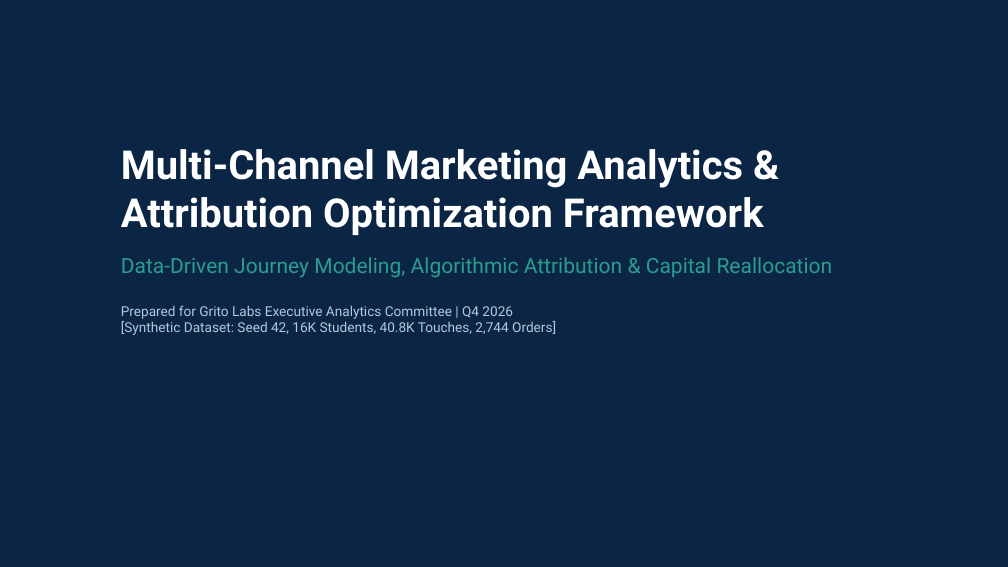
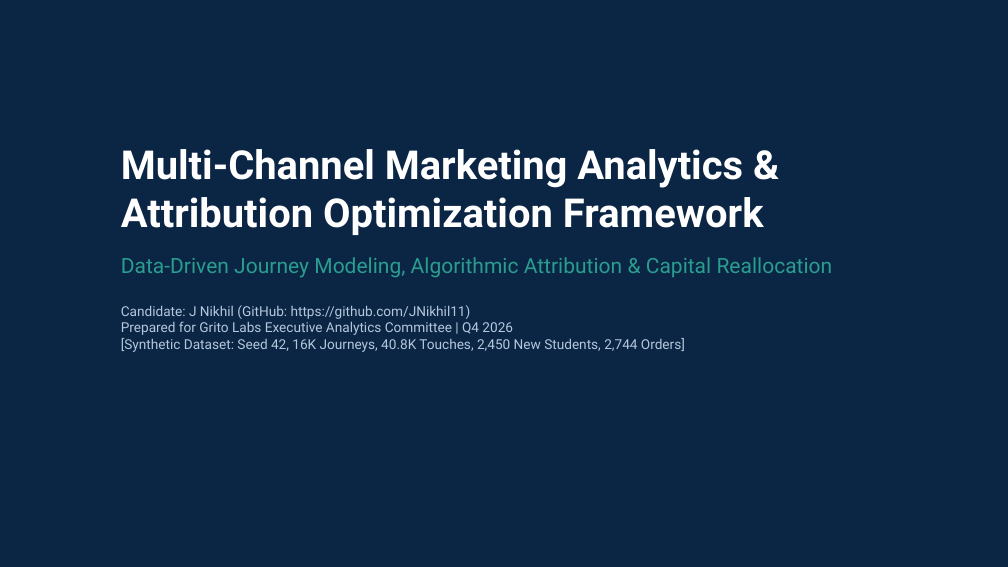
Before and after one commit to JNikhil11/grito-marketing-attribution-analytics, a slide deck: slide 1 of presentation/Grito_Attribution_Deck.pptx. Drawn at 1008x567 pixels with LibreOffice and Linux fonts; fonts in the diff are those of the drawing. Boxes give left, top, right and bottom in pixels: in the first picture for what was removed or moved away, otherwise in the second. Text is boxed around its words. In the diff, an @@ line names an element or a change of style, - is before the commit and + after.

```diff
--- a/presentation/Grito_Attribution_Deck.pptx
+++ b/presentation/Grito_Attribution_Deck.pptx
@@ text at [121,305,685,352]: text changed @@
-Prepared for Grito Labs Executive Analytics Committee | Q4 2026
-[Synthetic Dataset: Seed 42, 16K Students, 40.8K Touches, 2,744 Orders]
+Candidate: J Nikhil (GitHub: https://github.com/JNikhil11)
+Prepared for Grito Labs Executive Analytics Committee | Q4 2026
+[Synthetic Dataset: Seed 42, 16K Journeys, 40.8K Touches, 2,450 New Students, 2,744 Orders]
```
Also in this commit, not shown: 12 other slides changed, 32 other files.
